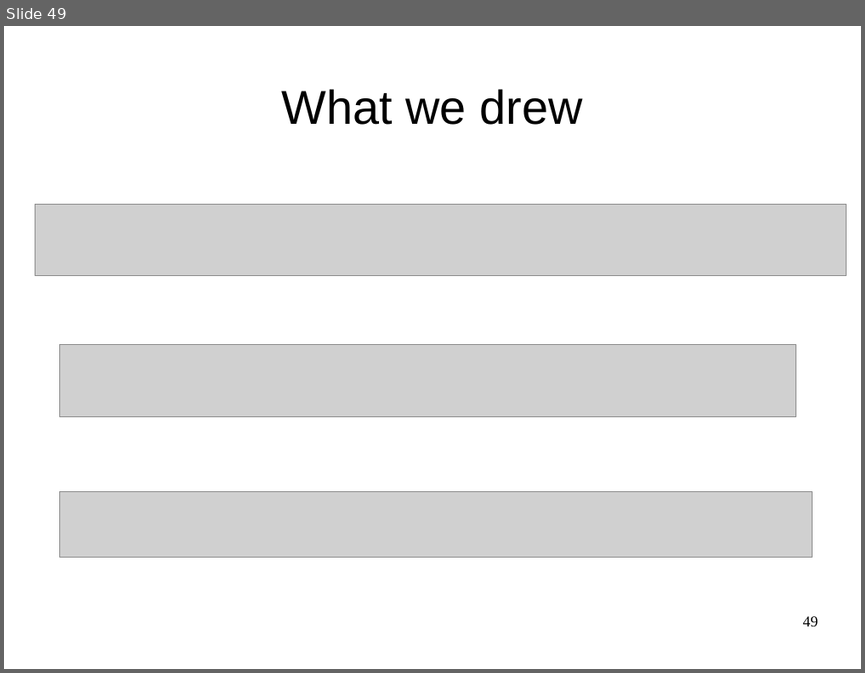
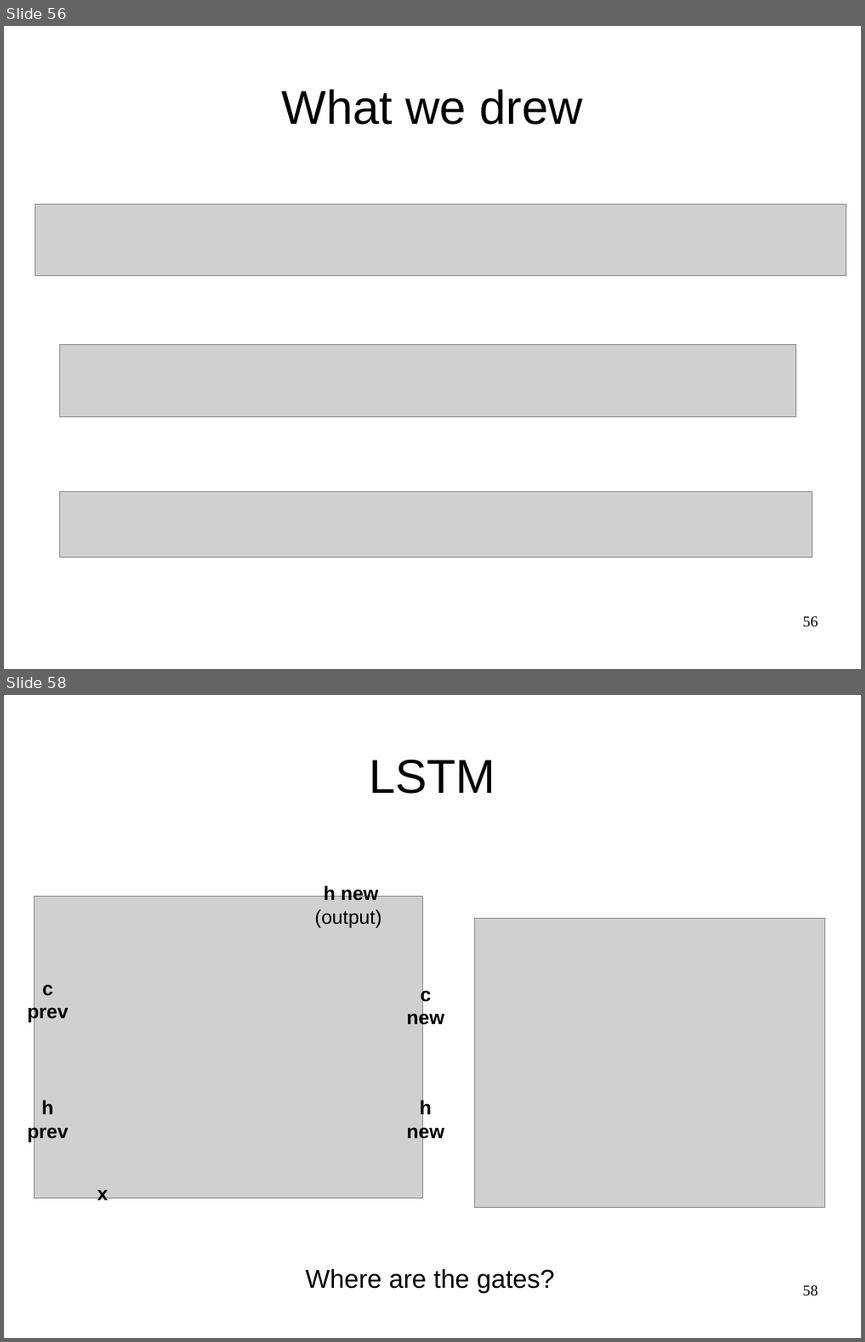
Before and after one commit to yandexdataschool/Practical_DL, a slide deck: week4/lecture4.odp. Shown one above the other, each under a label of ours: slide 49 before the commit, slides 56 and 58 after it; the slides between them are not shown. The pictures are 865x673 and 865x1342 pixels, drawn with LibreOffice and Linux fonts; fonts in the diff are those of the drawing; grey boxes stand for pictures. Boxes give left, top, right and bottom in pixels: in the first picture for what was removed or moved away, otherwise in the second. Text is boxed around its words. In the diff, an @@ line names an element or a change of style, - is before the commit and + after.

Commit message:
update first 4 lectures (typos, better images, formulae consistency)

```diff
--- a/week4/lecture4.odp
+++ b/week4/lecture4.odp
@@ slide 58 added at bbox=[4, 695, 861, 1338], background #FFFFFF @@
@@ title added at bbox=[369, 760, 495, 794], 44 pt, text #000000 @@
+LSTM
@@ picture added at bbox=[34, 896, 422, 1198] @@
@@ text added at bbox=[315, 885, 382, 928], 18 pt, text #000000 @@
+h new
+(output)
@@ picture added at bbox=[475, 919, 825, 1208] @@
@@ text added at bbox=[27, 984, 68, 1023], 18 pt, text #000000, bold @@
+c
+prev
@@ text added at bbox=[407, 986, 444, 1029], 18 pt, text #000000, bold @@
+c
+new
@@ text added at bbox=[27, 1100, 68, 1142], 18 pt, text #000000, bold @@
+h
+prev
@@ text added at bbox=[407, 1099, 444, 1143], 18 pt, text #000000, bold @@
+h
+new
@@ text added at bbox=[98, 1190, 109, 1205], 18 pt, text #000000, bold @@
+x
@@ text added at bbox=[306, 1269, 554, 1293], 24 pt, text #000000 @@
+Where are the gates?
@@ page number added at bbox=[803, 1285, 818, 1295], 14 pt, text #000000 @@
+58
@@ what was slide 49 is now slide 56 @@
@@ page number at bbox=[803, 616, 818, 626]: text changed @@
-49
+56
```
Also in this commit, not shown: 3 slides changed, 12 other slides added, 5 slides removed, 10 other files.
